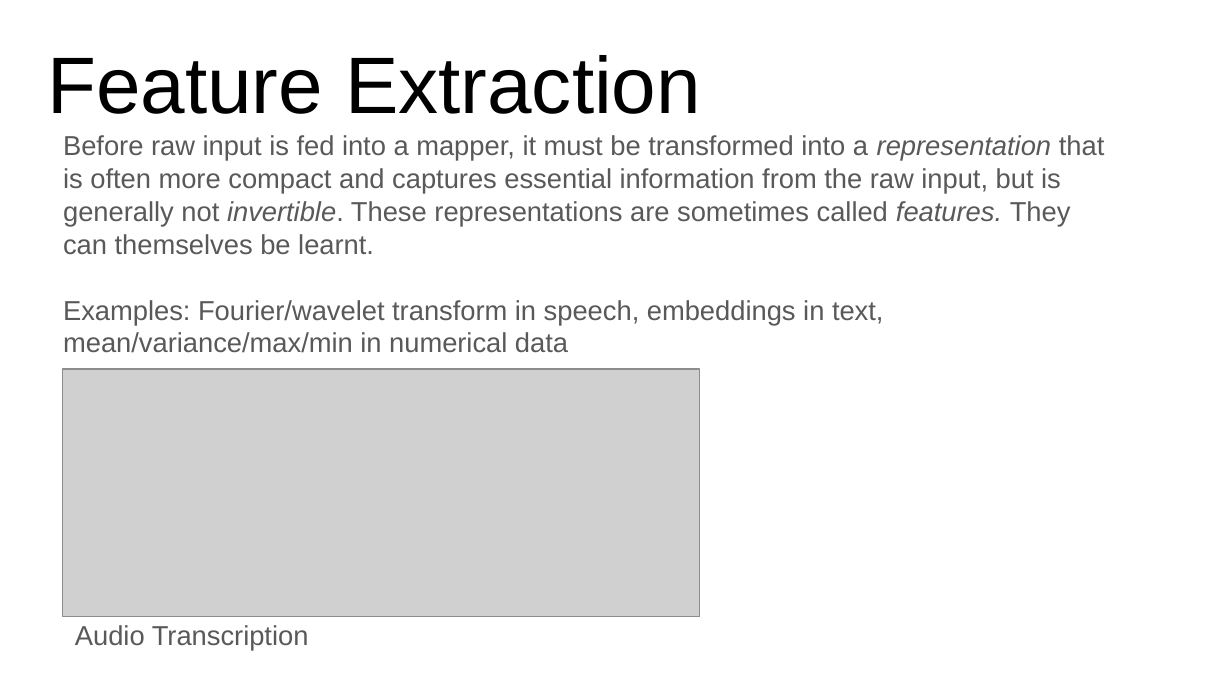
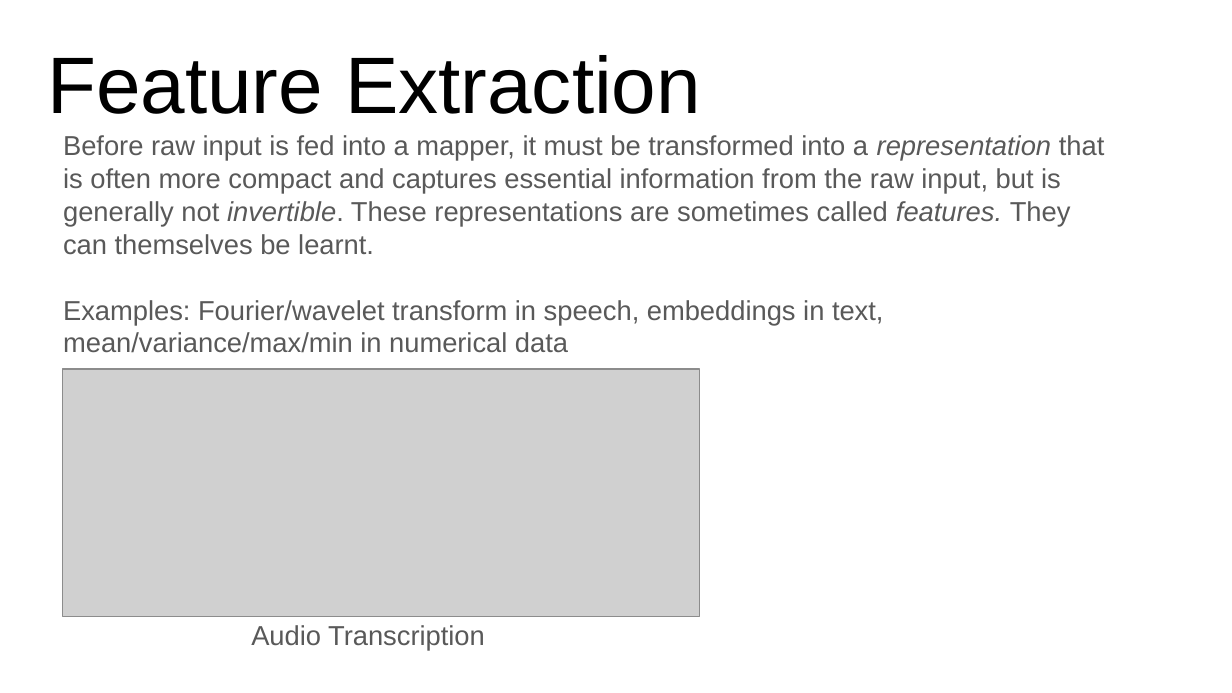
Before and after one commit to ankur6ue/deep-learning-course, a slide deck: slide 9 of Module 1/class_1.1/deep_learning_course_class_1.1.pptx. Drawn at 1232x693 pixels with LibreOffice and Linux fonts; fonts in the diff are those of the drawing; grey boxes stand for pictures. Boxes give left, top, right and bottom in pixels: in the first picture for what was removed or moved away, otherwise in the second. Text is boxed around its words. In the diff, an @@ line names an element or a change of style, - is before the commit and + after.

```diff
--- a/Module 1/class_1.1/deep_learning_course_class_1.1.pptx
+++ b/Module 1/class_1.1/deep_learning_course_class_1.1.pptx
@@ text "Audio Transcription": place and size @@
-text "Audio Transcription" at <box>75,625,309,650</box>
+text "Audio Transcription" at <box>251,625,485,651</box>
```
Also in this commit, not shown: 5 other slides changed, 1 slide added, 1 slide removed, 1 other file.
